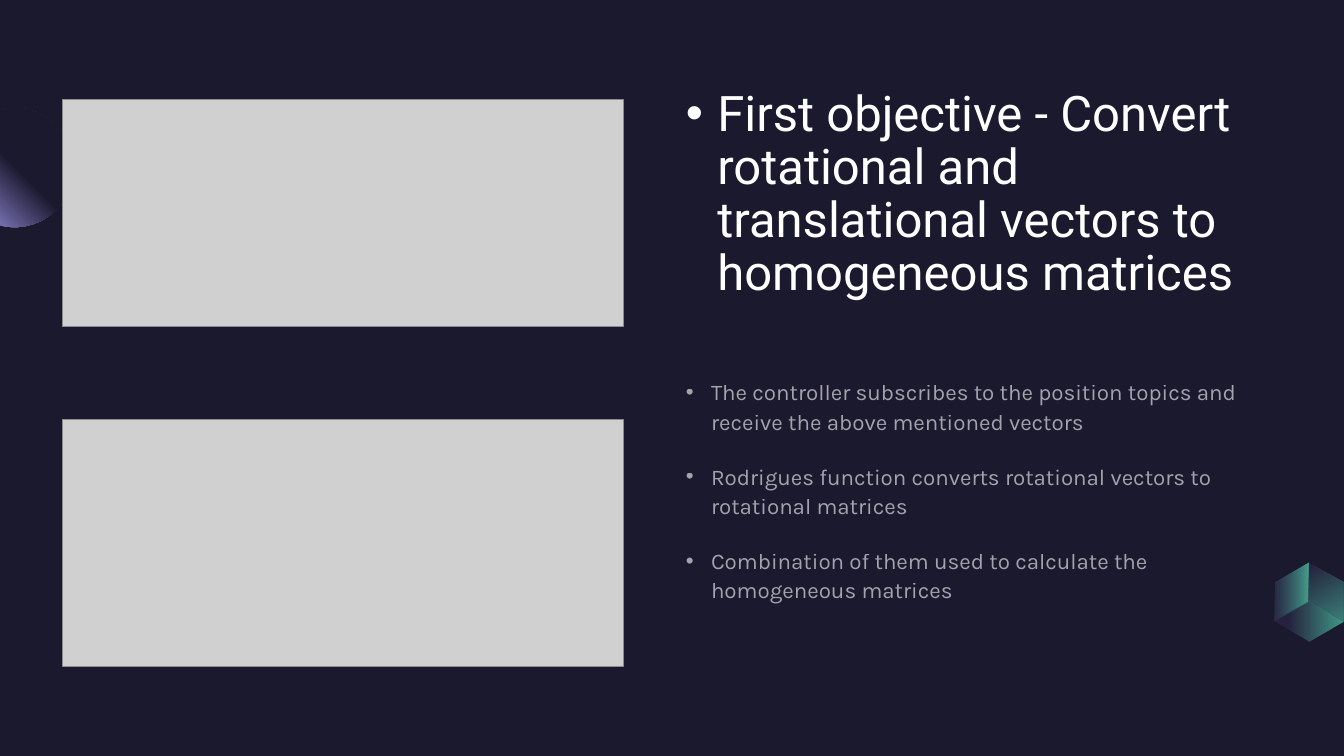
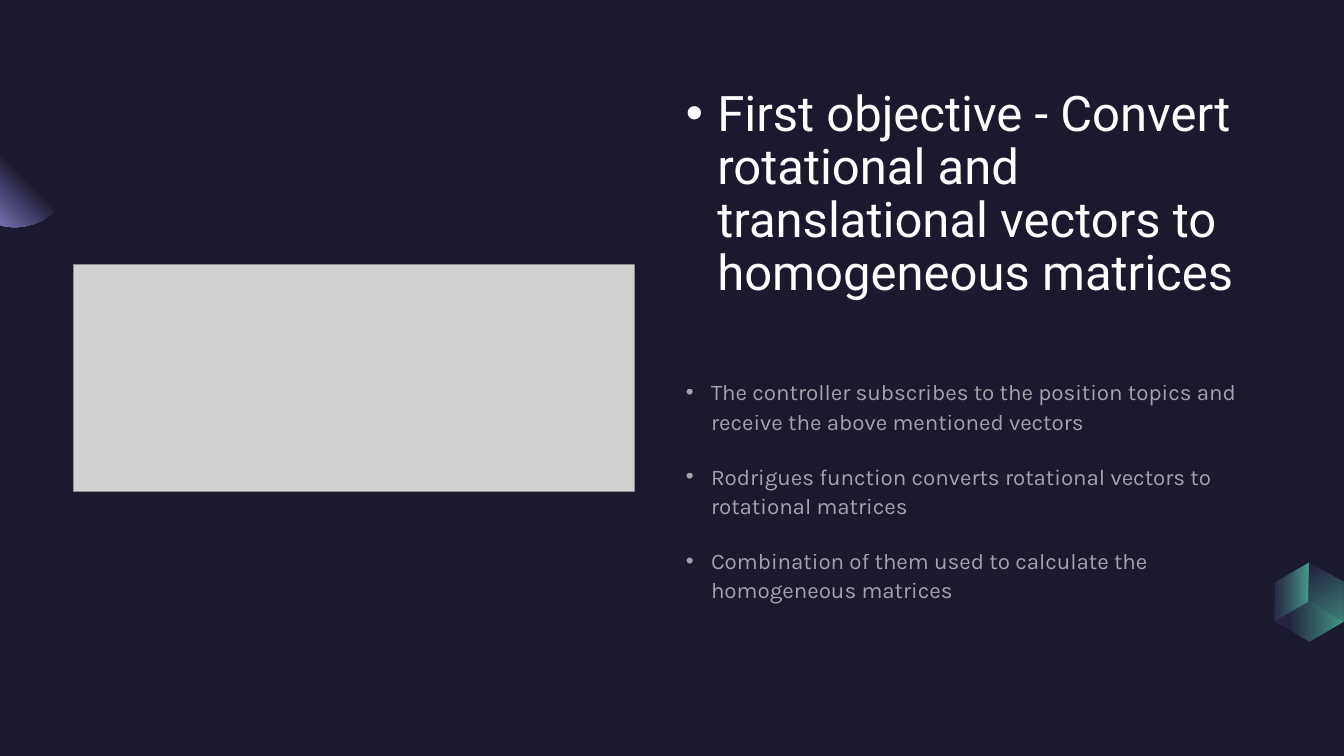
Before and after one commit to manos-mark/visual_servoing, a slide deck: slide 11 of Presentation.pptx. Drawn at 1344x756 pixels with LibreOffice and Linux fonts; fonts in the diff are those of the drawing; grey boxes stand for pictures. Boxes give left, top, right and bottom in pixels: in the first picture for what was removed or moved away, otherwise in the second. Text is boxed around its words. In the diff, an @@ line names an element or a change of style, - is before the commit and + after.

Commit message:
update ppt

```diff
--- a/Presentation.pptx
+++ b/Presentation.pptx
@@ picture: place and size @@
-picture at [63,100,623,327]
+picture at [74,264,634,491]
@@ picture removed at [63,419,623,666] @@
```
